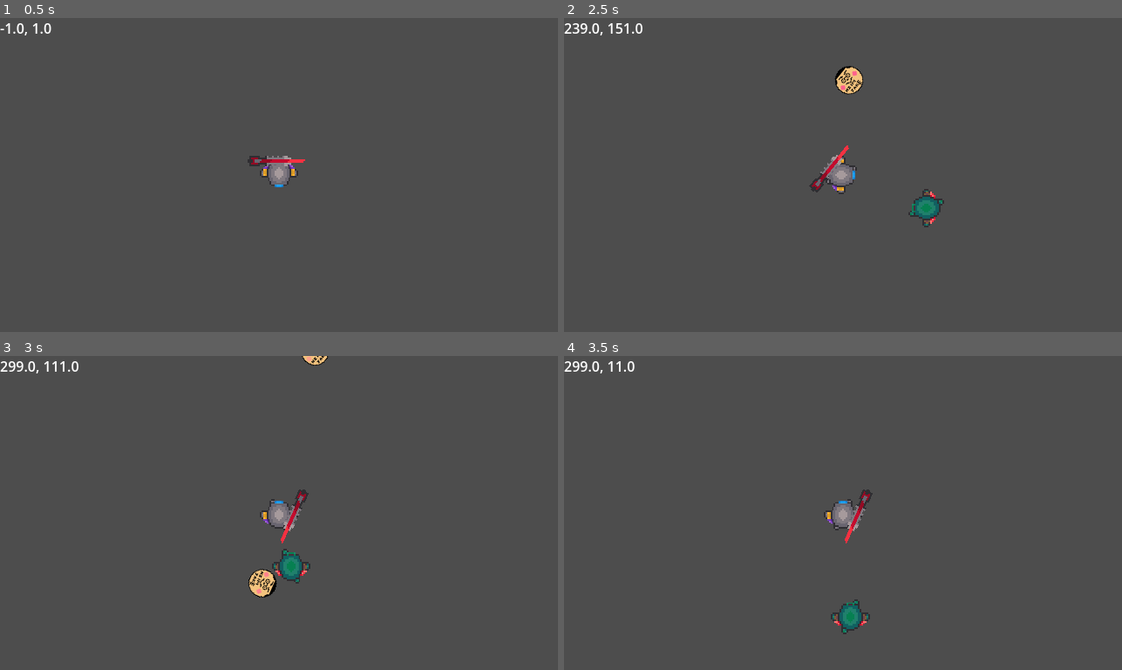
Above: before the commit, frames 1-4 (two rows, left to right).
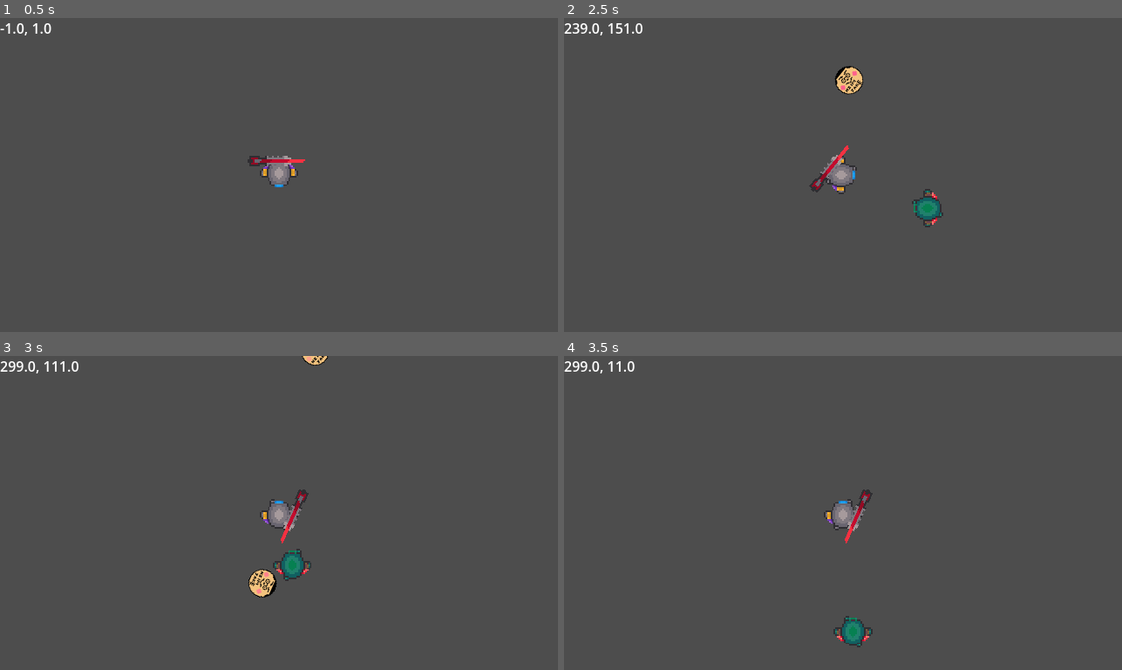
Above: after the commit, the same moments.

Repository: coder1015/real-roguelite
Game: Godot game, scene res://Scenes/Main.tscn
The game is run twice, just before and just after one commit, with the same random seed, the same clock (stepped at 60 frames per second) and the same inputs.
Inputs (mouse positions are in pixels of both pictures, inside the frame that each line leads up to):
- Up to frame 1 (0.5 s): no input
- Up to frame 2 (2.5 s): tap Enter at 0.5 s; move the mouse to (965, 159) at 0.52 s; hold D (move_right) 0.53-1.28 s; click (965, 159) at 0.6 s; move the mouse to (731, 190) at 1.27 s; hold S (move_down) 1.28-2.03 s; click (731, 190) at 1.35 s; move the mouse to (898, 105) at 2.02 s; hold D (move_right) from 2.03 s (still down); click (898, 105) at 2.1 s
- Up to frame 3 (3 s): move the mouse to (251, 575) at 2.77 s; release D (move_right) at 2.78 s; hold W (move_up) from 2.78 s (still down); click (251, 575) at 2.85 s
- Up to frame 4 (3.5 s): keep holding W (move_up)

Frame 1 is identical in both runs. In frame 2, 0.3% of the frame differs, in the area x 61-69%, y 54-67%; in frame 3, 0.3%; in frame 4, 0.7%, in the area x 47-56%, y 77-93%.
Error after the commit: Invalid access to property or key 'hit_taken' on a base object of type 'Area2D'. (res://Scripts/enemy.gd:10)

Commit message:
hitboxmore

Diff:
--- a/real-roguelike-godot-name/Scripts/enemy.gd
+++ b/real-roguelike-godot-name/Scripts/enemy.gd
@@ -6,29 +6,27 @@
 var player = null
 var health = 100
 
+func _ready() -> void:
+	$Hurtbox.hit_taken.connect(_on_hurtbox_hit_taken)
 
 func _physics_process(delta: float) -> void:
 	if player_chase:
-		var direction = player.position - position
-		position += direction/speed
-		$AnimatedSprite2D.play()
+		var direction = (player.position - position).normalized()
+		velocity = direction * speed
+		_animate(direction)
+	else:
+		velocity = Vector2.ZERO
+	move_and_slide()
 
 
-		if direction.x != 0 && abs(direction.x) > abs(direction.y):
-			$AnimatedSprite2D.animation = "walk"
-			$AnimatedSprite2D.flip_v = false
-			if direction.x < 0:
-				$AnimatedSprite2D.rotation = PI/2
-			elif direction.x > 0:
-				$AnimatedSprite2D.rotation = -PI/2
-		elif direction.y != 0 && abs(direction.y) > abs(direction.x):
-			$AnimatedSprite2D.animation = "walk"
-			$AnimatedSprite2D.flip_v = direction.y < 0
-			$AnimatedSprite2D.rotation = 0
-	else:
-		$AnimatedSprite2D.stop()
+func take_damage(damage: int, knockback: Vector2) -> void:
+	health -= damage
+	velocity += knockback
+	if health <= 0:
+		die()
 
-
+func die() -> void:
+	queue_free()
 
 func _on_detection_area_body_entered(body: Node2D) -> void:
 	player = body
@@ -37,3 +35,24 @@
 func _on_detection_area_body_exited(body: Node2D) -> void:
 	player = null
 	player_chase = false
+
+func _on_hurtbox_hit_taken(damage: int, knockback: Vector2) -> void:
+	take_damage(damage, knockback)
+
+
+
+func _animate(direction):
+	$AnimatedSprite2D.play()
+	if direction.x != 0 && abs(direction.x) > abs(direction.y):
+		$AnimatedSprite2D.animation = "walk"
+		$AnimatedSprite2D.flip_v = false
+		if direction.x < 0:
+			$AnimatedSprite2D.rotation = PI/2
+		elif direction.x > 0:
+			$AnimatedSprite2D.rotation = -PI/2
+	elif direction.y != 0 && abs(direction.y) > abs(direction.x):
+		$AnimatedSprite2D.animation = "walk"
+		$AnimatedSprite2D.flip_v = direction.y < 0
+		$AnimatedSprite2D.rotation = 0
+	else:
+		$AnimatedSprite2D.stop()
--- a/real-roguelike-godot-name/Scripts/hitbox.gd
+++ b/real-roguelike-godot-name/Scripts/hitbox.gd
@@ -1,8 +1,8 @@
 class_name HitBox
 extends Area2D
 
-@export var damage = 20
-@export var knockback_direction = 100
+@export var damage: int = 20
+@export var knockback_direction: Vector2 = Vector2.ZERO
 
 func _ready() -> void:
 	add_to_group("hitbox")
--- a/real-roguelike-godot-name/Scripts/player.gd
+++ b/real-roguelike-godot-name/Scripts/player.gd
@@ -1,9 +1,9 @@
 extends CharacterBody2D
 
 # speed is in pixels per second
-var speed = 200
+var speed: int = 200
 var screen_size
-
+var hp: int = 100
 
 func _ready() -> void:
 	screen_size = get_viewport_rect().size
@@ -20,13 +20,30 @@
 		velocity.y += 1
 	if Input.is_action_pressed("move_up"):
 		velocity.y -= 1
-
 	if velocity.length() > 0:
 		velocity = velocity.normalized() * speed
+	_animate()
+
+
+	move_and_slide()
+
+
+func start(pos):
+	position = pos
+	show()
+	$CollisionShape2D.disabled = false
+
+func take_damage():
+	hp =- 10
+func die():
+	queue_free()
+
+func _animate():
+	if velocity.length() > 0:
 		$AnimatedSprite2D.play()
 	else:
 		$AnimatedSprite2D.stop()
-
+		return
 	if velocity.x != 0:
 		$AnimatedSprite2D.animation = "walk"
 		$AnimatedSprite2D.flip_v = false
@@ -38,11 +55,3 @@
 		$AnimatedSprite2D.animation = "walk"
 		$AnimatedSprite2D.flip_v = velocity.y < 0
 		$AnimatedSprite2D.rotation = 0
-
-	move_and_slide()
-
-
-func start(pos):
-	position = pos
-	show()
-	$CollisionShape2D.disabled = false
